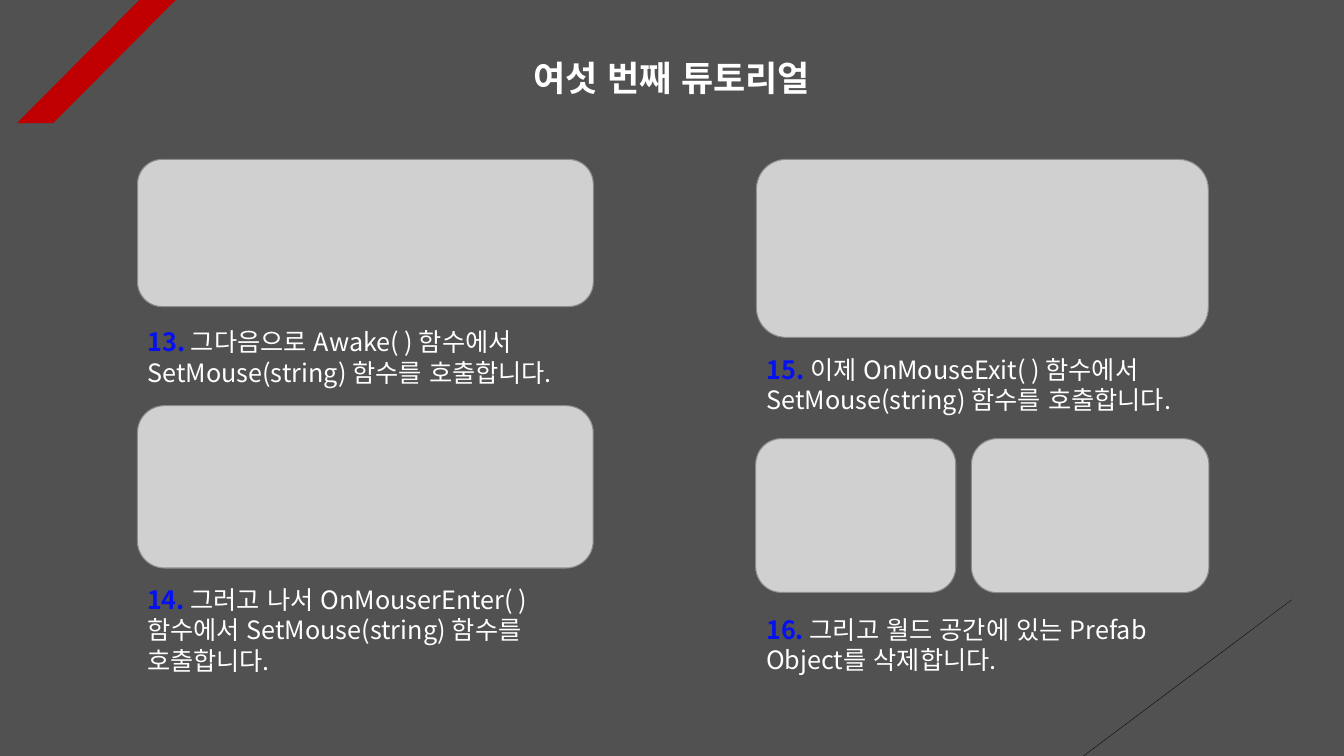
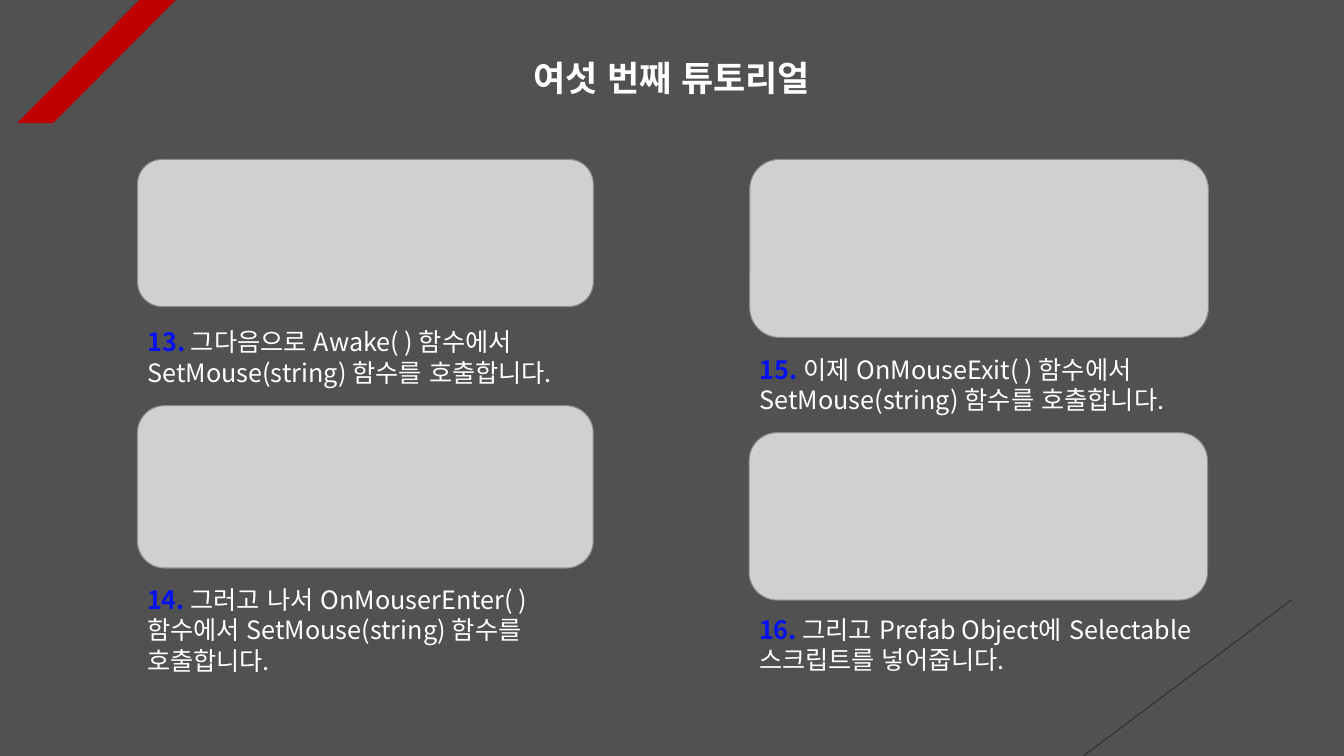
Before and after one commit to Unity2033/3D-UnityEngine, a slide deck: slide 6 of Assets/Prefab System/PPT Data/Prefab System Example.pptx. Drawn at 1344x756 pixels with LibreOffice and Linux fonts; fonts in the diff are those of the drawing; grey boxes stand for pictures. Boxes give left, top, right and bottom in pixels: in the first picture for what was removed or moved away, otherwise in the second. Text is boxed around its words. In the diff, an @@ line names an element or a change of style, - is before the commit and + after.

```diff
--- a/Assets/Prefab System/PPT Data/Prefab System Example.pptx
+++ b/Assets/Prefab System/PPT Data/Prefab System Example.pptx
@@ picture: place and size @@
-picture at [756, 159, 1208, 338]
+picture at [750, 159, 1209, 338]
@@ text "15. 이제 OnMouseExit( ) 함수에서 ...": place and size @@
-text "15. 이제 OnMouseExit( ) 함수에서 ..." at [766, 358, 1171, 415]
+text "15. 이제 OnMouseExit( ) 함수에서 ..." at [760, 358, 1164, 415]
@@ picture added at [749, 433, 1208, 600] @@
@@ picture removed at [756, 439, 956, 593] @@
@@ picture removed at [972, 439, 1210, 593] @@
@@ text at [759, 618, 1191, 671]: text changed @@
-16. 그리고 월드 공간에 있는 Prefab Object를 삭제합니다.
+16. 그리고 Prefab Object에 Selectable 스크립트를 넣어줍니다.
```
Also in this commit, not shown: 3 other slides changed, 1 slide added, 24 other files.
